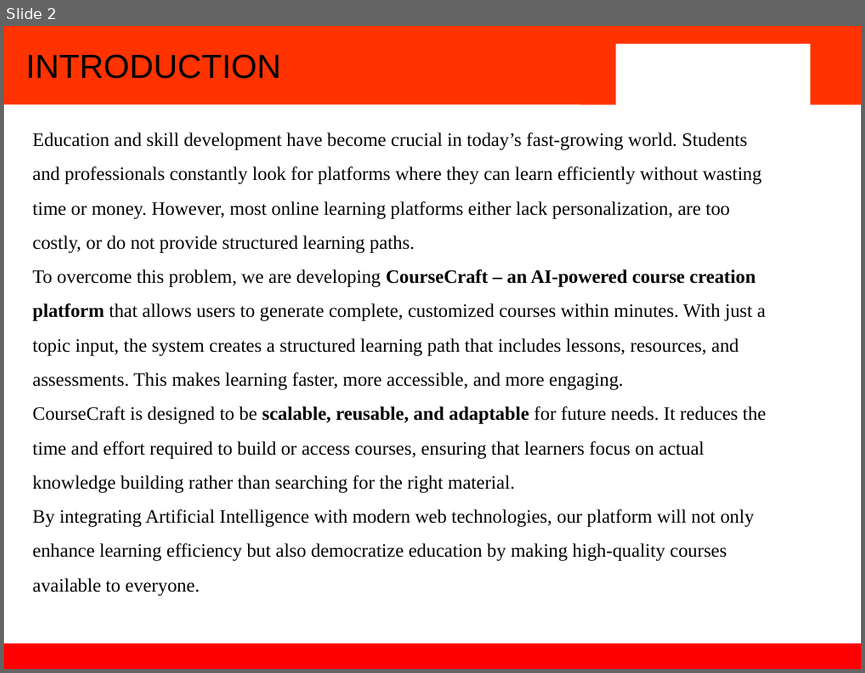
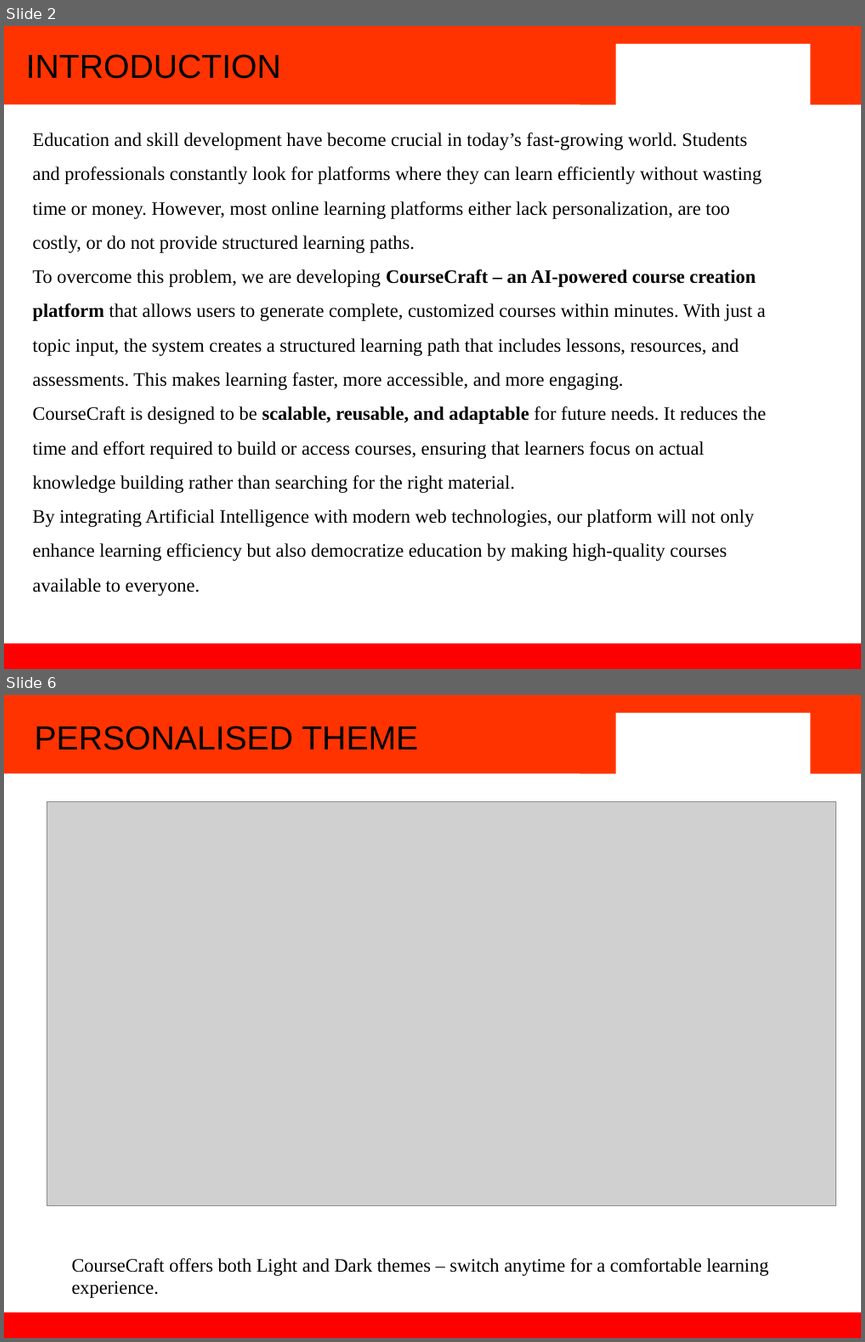
Before and after one commit to KartikyaSokhal/CourseCraft, a slide deck: FEE ST1/coursecraft.pptx. Shown one above the other, each under a label of ours: slide 2 before the commit, slides 2 and 6 after it; the slides between them are not shown. The pictures are 865x673 and 865x1342 pixels, drawn with LibreOffice and Linux fonts; fonts in the diff are those of the drawing; grey boxes stand for pictures; background and template pictures are left out. Boxes give left, top, right and bottom in pixels: in the first picture for what was removed or moved away, otherwise in the second. Text is boxed around its words. In the diff, an @@ line names an element or a change of style, - is before the commit and + after.

```diff
--- a/FEE ST1/coursecraft.pptx
+++ b/FEE ST1/coursecraft.pptx
@@ slide 6 added at bbox=[4, 695, 861, 1338], background #FFFFFF; not listed: 4 template elements that a slide beside it also shows @@
@@ text added at bbox=[35, 726, 418, 750], 28 pt, text #000000 @@
+PERSONALISED THEME
@@ picture added at bbox=[46, 801, 835, 1205] @@
@@ text added at bbox=[72, 1258, 768, 1298], 16 pt, text #000000 @@
+CourseCraft offers both Light and Dark themes – switch anytime for a comfortable learning experience.
```
Also in this commit, not shown: 3 slides changed, 2 other slides added, 4 slides removed, 2 other files.
